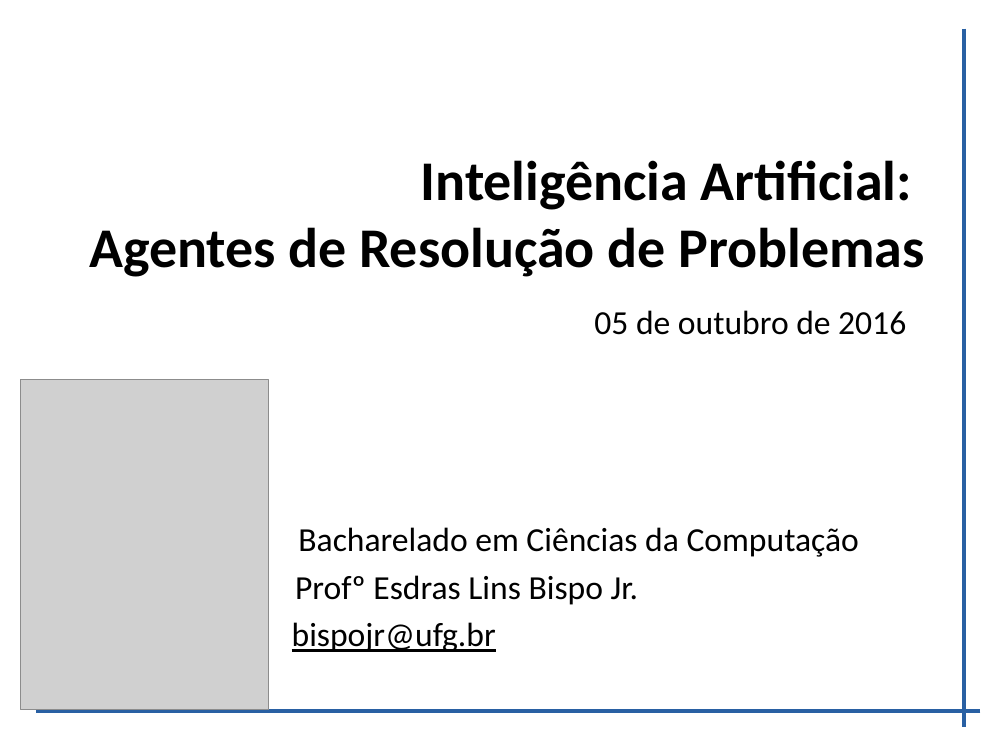
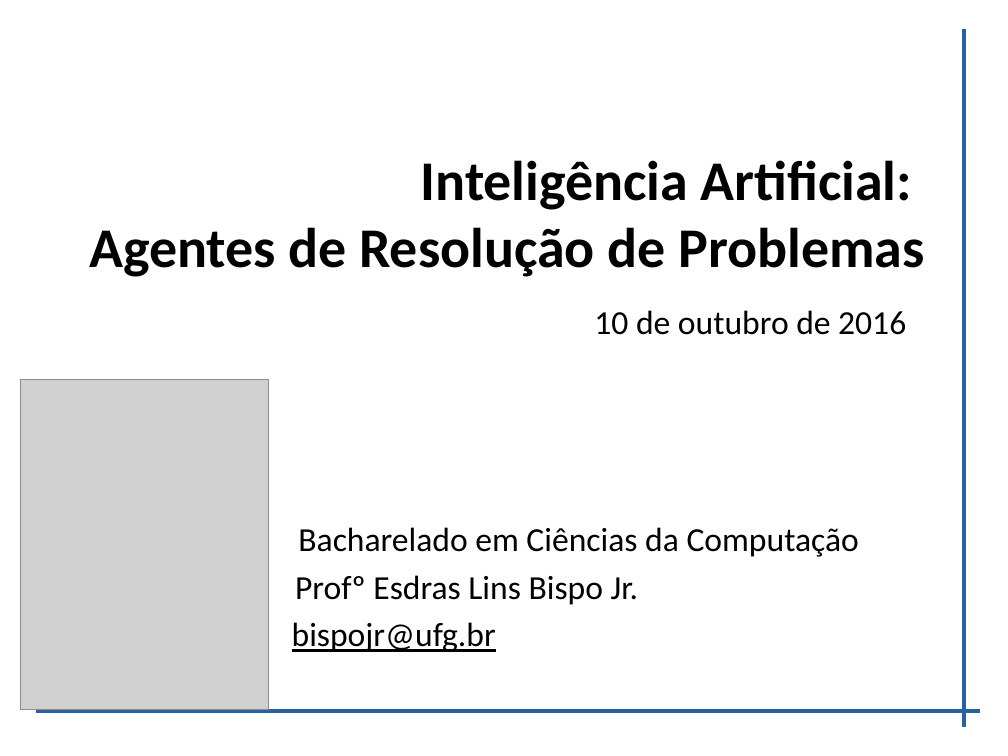
Before and after one commit to bispojr/ia, a slide deck: slide 27 of 2016.2/aulas/04/ia-04.pptx. Drawn at 1008x756 pixels with LibreOffice and Linux fonts; fonts in the diff are those of the drawing; grey boxes stand for pictures. Boxes give left, top, right and bottom in pixels: in the first picture for what was removed or moved away, otherwise in the second. Text is boxed around its words. In the diff, an @@ line names an element or a change of style, - is before the commit and + after.

```diff
--- a/2016.2/aulas/04/ia-04.pptx
+++ b/2016.2/aulas/04/ia-04.pptx
@@ text at (594,310,906,335): text changed @@
-05 de outubro de 2016
+10 de outubro de 2016
```
Also in this commit, not shown: 1 other slide changed, 20 other files.
